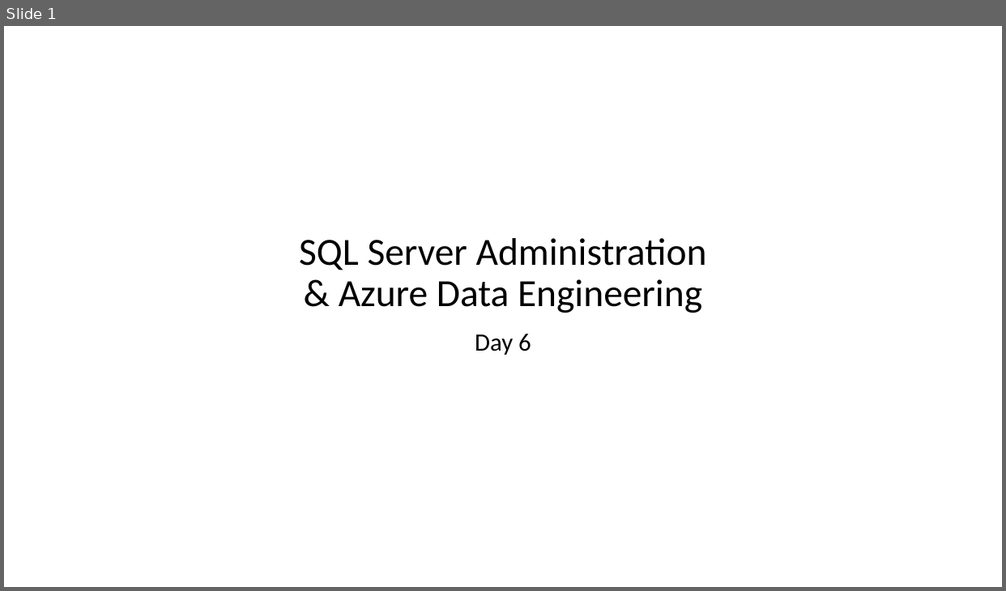
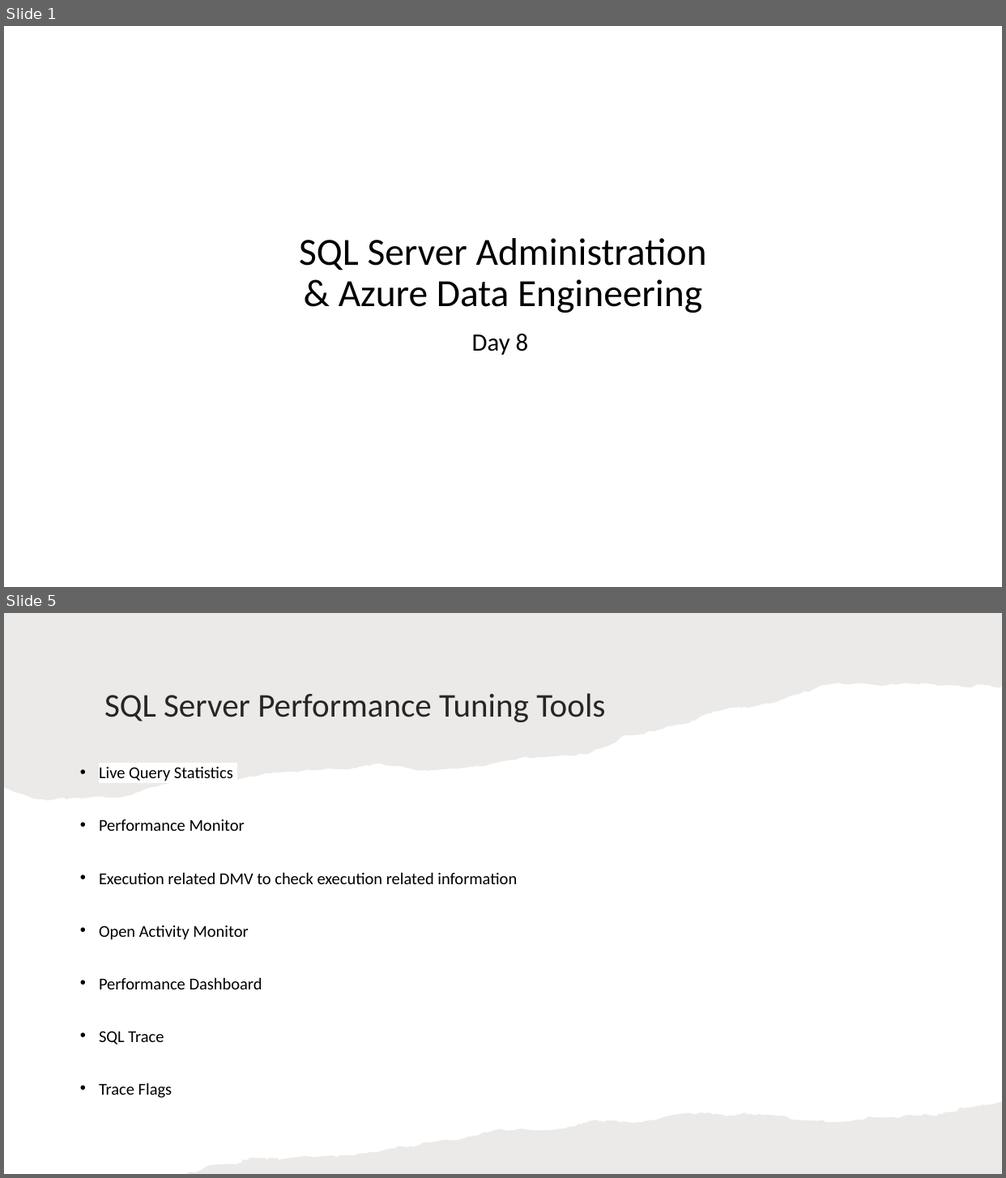
Before and after one commit to imcuteani/SQL_Server_Azure_Data_Engineering, a slide deck: Decks/day-8/SQL Server Administration & Azure Data Engineering-day-8.pptx. Shown one above the other, each under a label of ours: slide 1 before the commit, slides 1 and 5 after it; the slides between them are not shown. The pictures are 1006x591 and 1006x1178 pixels, drawn with LibreOffice and Linux fonts; fonts in the diff are those of the drawing; background and template pictures are left out. Boxes give left, top, right and bottom in pixels: in the first picture for what was removed or moved away, otherwise in the second. Text is boxed around its words. In the diff, an @@ line names an element or a change of style, - is before the commit and + after.

```diff
--- a/Decks/day-8/SQL Server Administration & Azure Data Engineering-day-8.pptx
+++ b/Decks/day-8/SQL Server Administration & Azure Data Engineering-day-8.pptx
@@ slide 5 added at [4, 613, 1002, 1174], background #FFFFFF @@
@@ freeform shape added at [4, 613, 1002, 801], fill #82766A at 15% opacity @@
@@ title added at [104, 693, 605, 722], 32 pt, text #262626 @@
+SQL Server Performance Tuning Tools
@@ text added at [99, 767, 517, 1098], 16 pt, text #000000 @@
+• Live Query Statistics
+• Performance Monitor
+• Execution related DMV to check execution related information
+• Open Activity Monitor
+• Performance Dashboard
+• SQL Trace
+• Trace Flags
@@ freeform shape added at [186, 1102, 1002, 1174], fill #82766A at 15% opacity @@
@@ slide 1 changed as well @@
@@ subtitle at [472, 334, 529, 355]: text changed @@
-Day 6
+Day 8
```
Also in this commit, not shown: 7 other slides changed, 8 other slides added, 6 slides removed, 43 other files.
